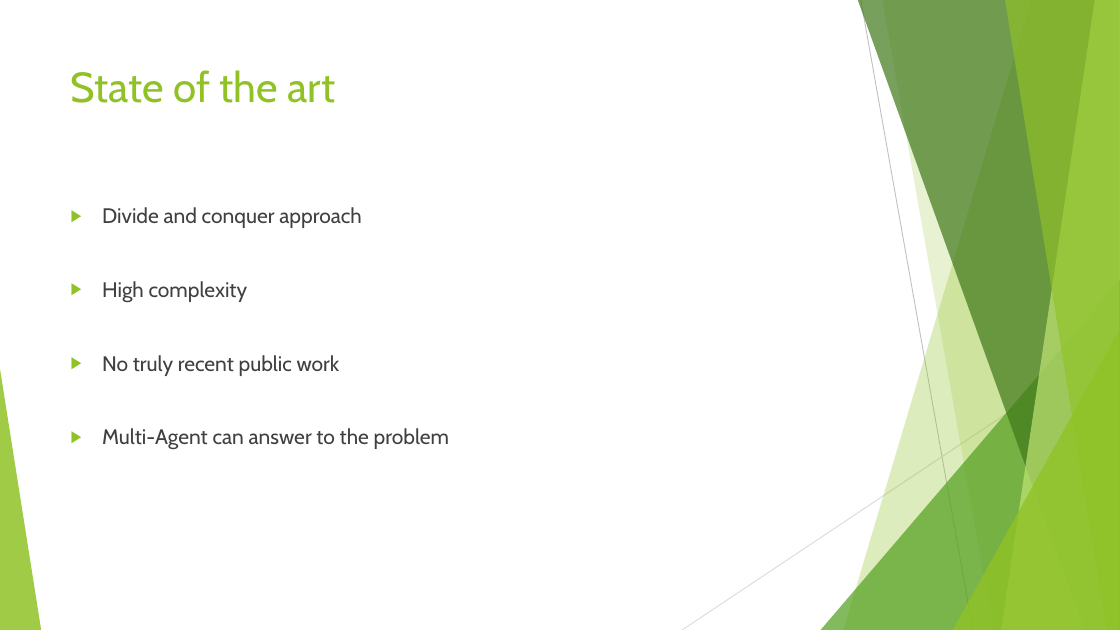
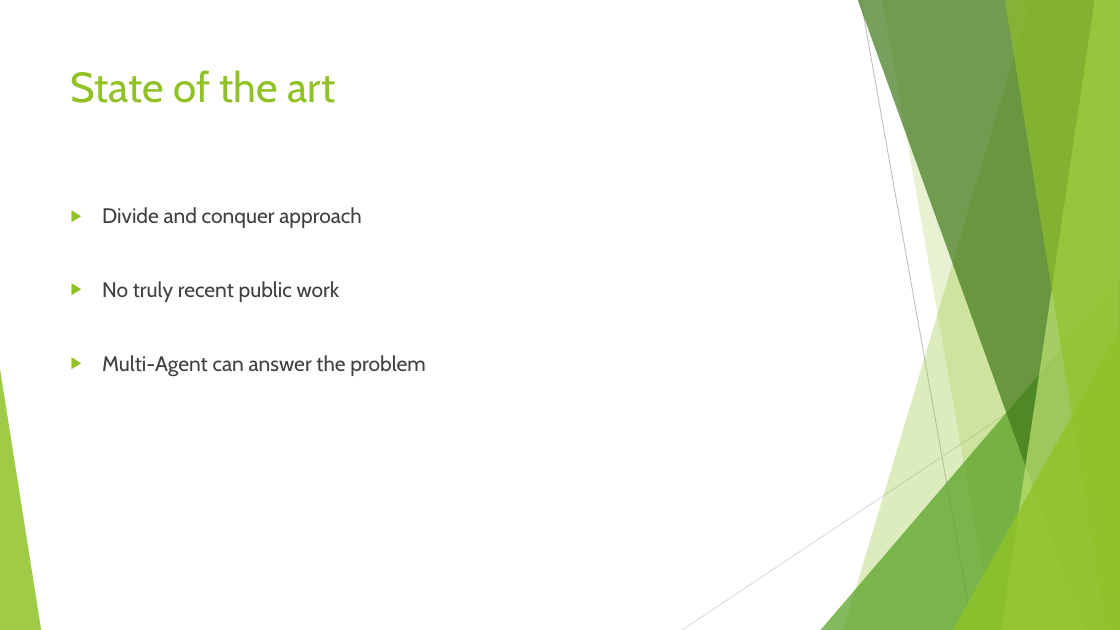
Before and after one commit to Olivier-aka-Raiden/TX52-StrategyGameEngine, a slide deck: slide 5 of Presentation.pptx (slide 4 before the commit). Drawn at 1120x630 pixels with LibreOffice and Linux fonts; fonts in the diff are those of the drawing. Boxes give left, top, right and bottom in pixels: in the first picture for what was removed or moved away, otherwise in the second. Text is boxed around its words. In the diff, an @@ line names an element or a change of style, - is before the commit and + after.

```diff
--- a/Presentation.pptx
+++ b/Presentation.pptx
@@ text at bbox=[102, 281, 248, 303]: paragraph removed @@
-▶ High complexity
@@ text at bbox=[102, 355, 425, 376]: text changed @@
-▶ Multi-Agent can answer to the problem
+▶ Multi-Agent can answer the problem
```
Also in this commit, not shown: 1 other slide changed, 1 slide added.
